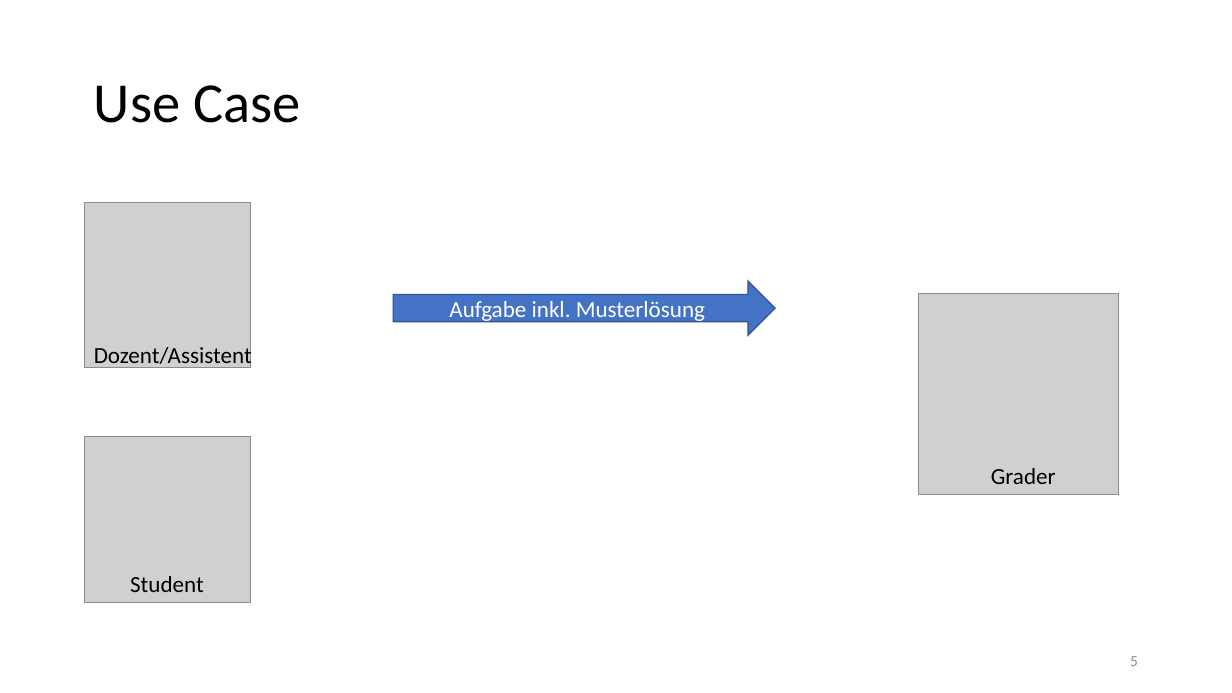
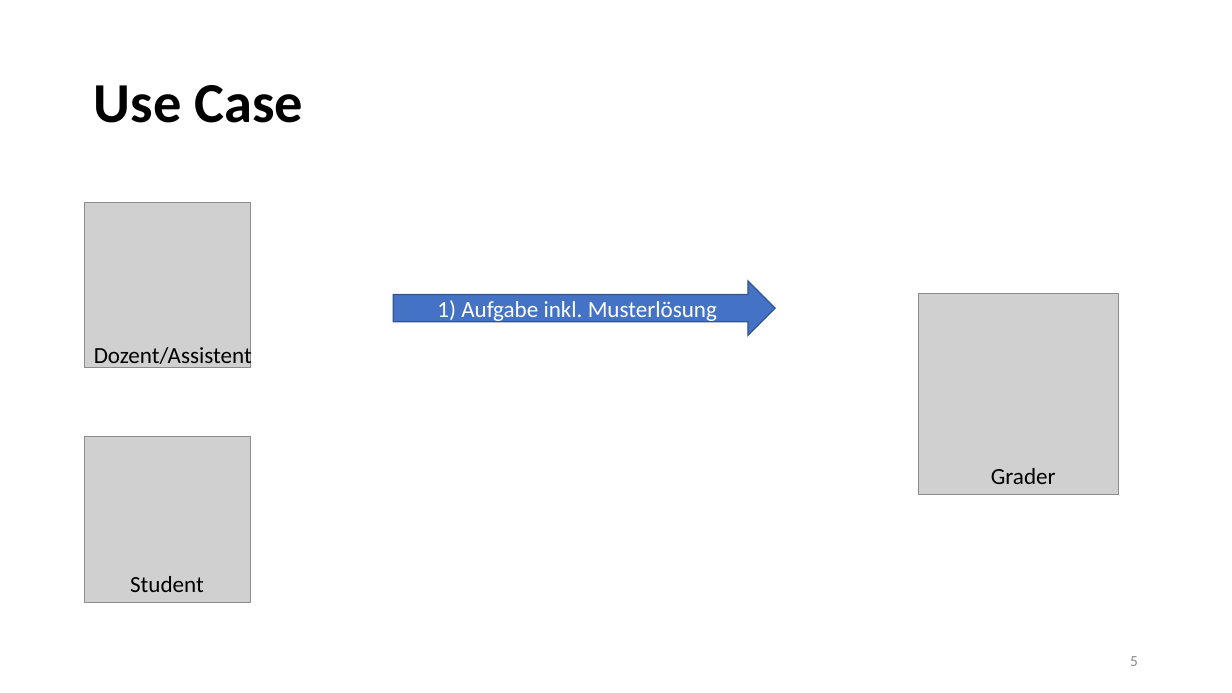
Before and after one commit to ooemperor/PSEGrader-Deliverables, a slide deck: slide 5 of Presentations/Requirements.pptx. Drawn at 1232x693 pixels with LibreOffice and Linux fonts; fonts in the diff are those of the drawing; grey boxes stand for pictures. Boxes give left, top, right and bottom in pixels: in the first picture for what was removed or moved away, otherwise in the second. Text is boxed around its words. In the diff, an @@ line names an element or a change of style, - is before the commit and + after.

```diff
--- a/Presentations/Requirements.pptx
+++ b/Presentations/Requirements.pptx
@@ title "Use Case" at bbox=[94, 85, 303, 123]: bold on @@
@@ text in right arrow at bbox=[437, 300, 717, 323]: text changed @@
-Aufgabe inkl. Musterlösung
+1) Aufgabe inkl. Musterlösung
```
Also in this commit, not shown: 10 other slides changed, 2 slides added.
